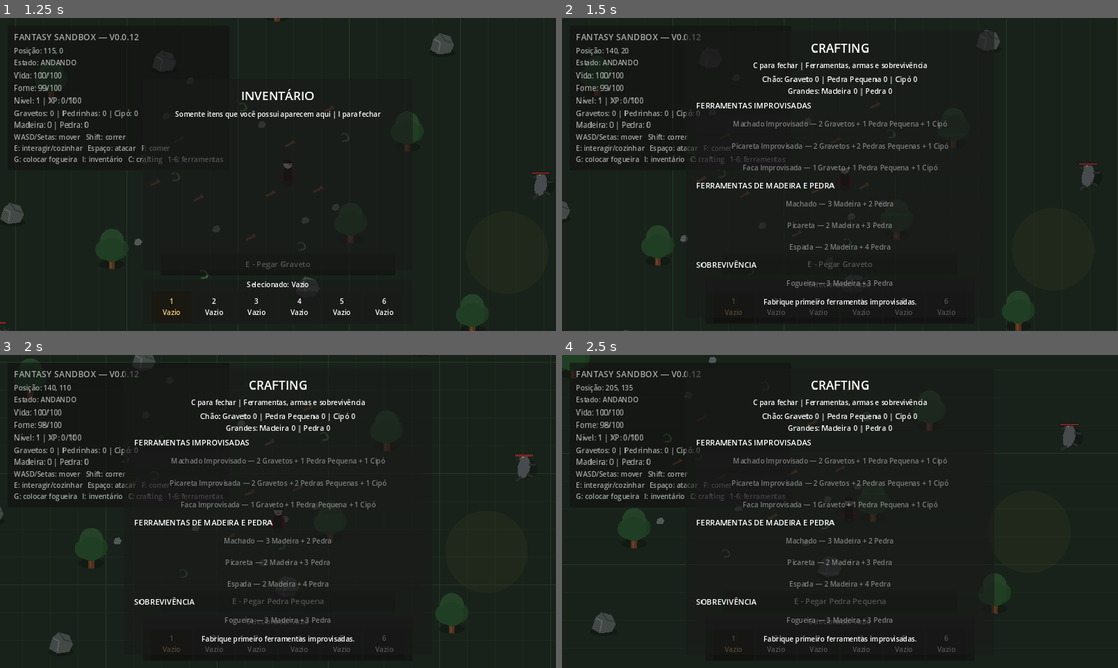
Above: before the commit, frames 1-4 (two rows, left to right).
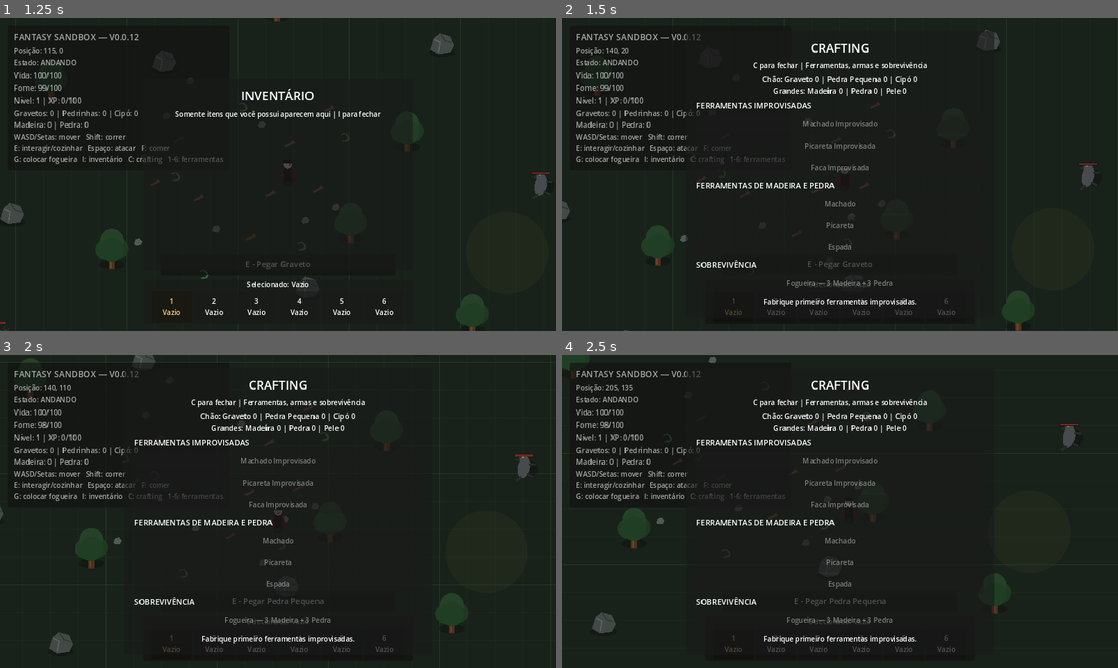
Above: after the commit, the same moments.

Repository: janduyankiingles-ops/Fantasy-Sandbox
Game: Godot game, scene res://scenes/main.tscn
Same seed, same stepped clock (60 frames per second), same inputs: the game is played once before the commit and once after it.
Inputs:
- Up to frame 1 (1.25 s): tap Enter at 0.5 s; hold D from 0.53 s (still down); tap I at 0.6 s; tap Space at 0.77 s
- Up to frame 2 (1.5 s): release D at 1.28 s; hold S from 1.28 s (still down); tap C at 1.35 s
- Up to frame 3 (2 s): keep holding S; tap Space at 1.52 s
- Up to frame 4 (2.5 s): release S at 2.03 s; hold D from 2.03 s (still down); tap G at 2.1 s

Frame 1 is identical in both runs. In frame 2, 1.6% of the frame differs, in the area x 30-70%, y 22-75%; in frame 3, 1.6%; in frame 4, 1.6%.
Error after the commit: Invalid access to property or key 'pressed' on a base object of type 'null instance'. (res://scripts/crafting_ui.gd:39)

Commit message:
v0.0.13: add wolf armor recipe to crafting

Diff:
--- a/scripts/crafting_ui.gd
+++ b/scripts/crafting_ui.gd
@@ -10,6 +10,7 @@
 @onready var pickaxe_button: Button = $CraftingPanel/Margin/VBox/Recipes/PickaxeButton
 @onready var sword_button: Button = $CraftingPanel/Margin/VBox/Recipes/SwordButton
 @onready var campfire_button: Button = $CraftingPanel/Margin/VBox/Recipes/CampfireButton
+@onready var wolf_armor_button: Button = $CraftingPanel/Margin/VBox/Recipes/WolfArmorButton
 @onready var status_label: Label = $CraftingPanel/Margin/VBox/Status
 
 var snapshot: Dictionary = {}
@@ -21,7 +22,8 @@
 	"axe": {"wood": 3, "stone": 2},
 	"pickaxe": {"wood": 2, "stone": 3},
 	"sword": {"wood": 2, "stone": 4},
-	"campfire_kit": {"wood": 3, "stone": 3}
+	"campfire_kit": {"wood": 3, "stone": 3},
+	"wolf_armor": {"wolf_hide": 3, "vine": 2}
 }
 
 func _ready() -> void:
@@ -34,6 +36,7 @@
 	pickaxe_button.pressed.connect(_on_pickaxe_pressed)
 	sword_button.pressed.connect(_on_sword_pressed)
 	campfire_button.pressed.connect(_on_campfire_pressed)
+	wolf_armor_button.pressed.connect(_on_wolf_armor_pressed)
 
 	_refresh_buttons()
 
@@ -48,12 +51,13 @@
 func refresh_crafting(new_snapshot: Dictionary) -> void:
 	snapshot = new_snapshot.duplicate()
 
-	resources_label.text = "Chão: Graveto %d | Pedra Pequena %d | Cipó %d\nGrandes: Madeira %d | Pedra %d" % [
+	resources_label.text = "Chão: Graveto %d | Pedra Pequena %d | Cipó %d\nGrandes: Madeira %d | Pedra %d | Pele %d" % [
 		int(snapshot.get("stick", 0)),
 		int(snapshot.get("small_stone", 0)),
 		int(snapshot.get("vine", 0)),
 		int(snapshot.get("wood", 0)),
-		int(snapshot.get("stone", 0))
+		int(snapshot.get("stone", 0)),
+		int(snapshot.get("wolf_hide", 0))
 	]
 
 	_refresh_buttons()
@@ -72,6 +76,7 @@
 	pickaxe_button.disabled = not _can_craft("pickaxe")
 	sword_button.disabled = not _can_craft("sword")
 	campfire_button.disabled = not _can_craft("campfire_kit")
+	wolf_armor_button.disabled = not _can_craft("wolf_armor")
 
 	improvised_axe_button.text = "Machado Improvisado — 2 Gravetos + 1 Pedra Pequena + 1 Cipó" + _crafted_suffix("improvised_axe")
 	improvised_pickaxe_button.text = "Picareta Improvisada — 2 Gravetos + 2 Pedras Pequenas + 1 Cipó" + _crafted_suffix("improvised_pickaxe")
@@ -80,6 +85,7 @@
 	pickaxe_button.text = "Picareta — 2 Madeira + 3 Pedra" + _crafted_suffix("pickaxe")
 	sword_button.text = "Espada — 2 Madeira + 4 Pedra" + _crafted_suffix("sword")
 	campfire_button.text = "Fogueira — 3 Madeira + 3 Pedra" + _crafted_suffix("campfire_kit")
+	wolf_armor_button.text = "Armadura de Pele — 3 Peles de Lobo + 2 Cipós" + _crafted_suffix("wolf_armor")
 
 func _can_craft(item_key: String) -> bool:
 	if int(snapshot.get(item_key, 0)) > 0:
@@ -126,3 +132,6 @@
 
 func _on_campfire_pressed() -> void:
 	craft_requested.emit("campfire_kit")
+
+func _on_wolf_armor_pressed() -> void:
+	craft_requested.emit("wolf_armor")
